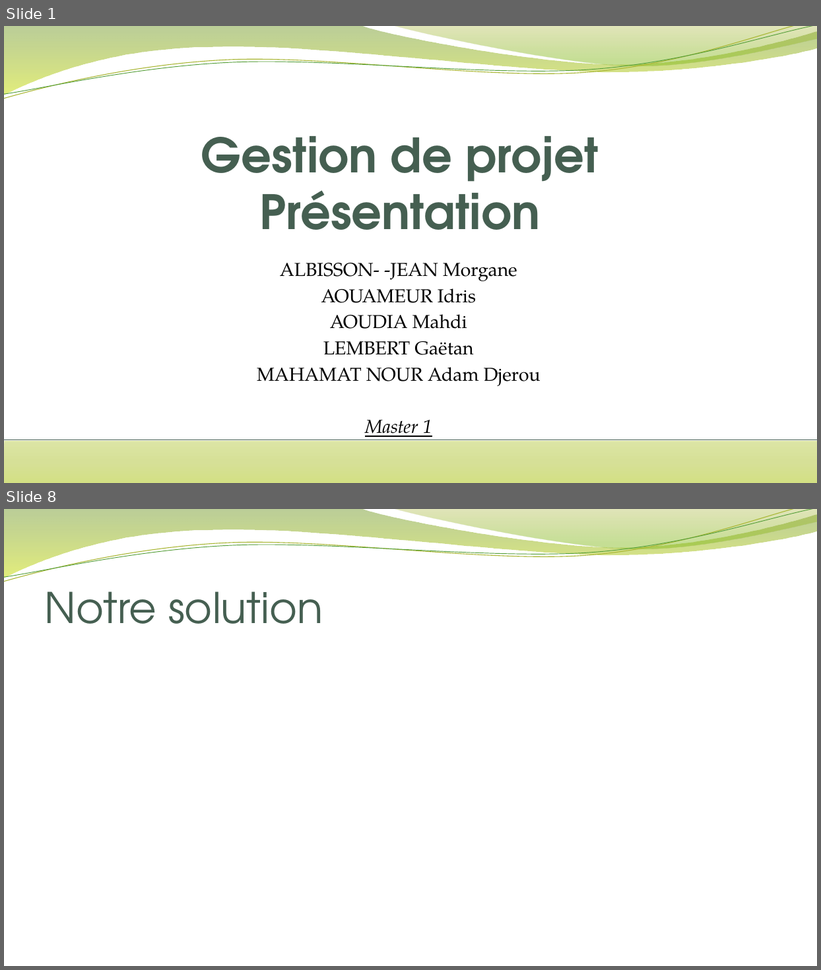
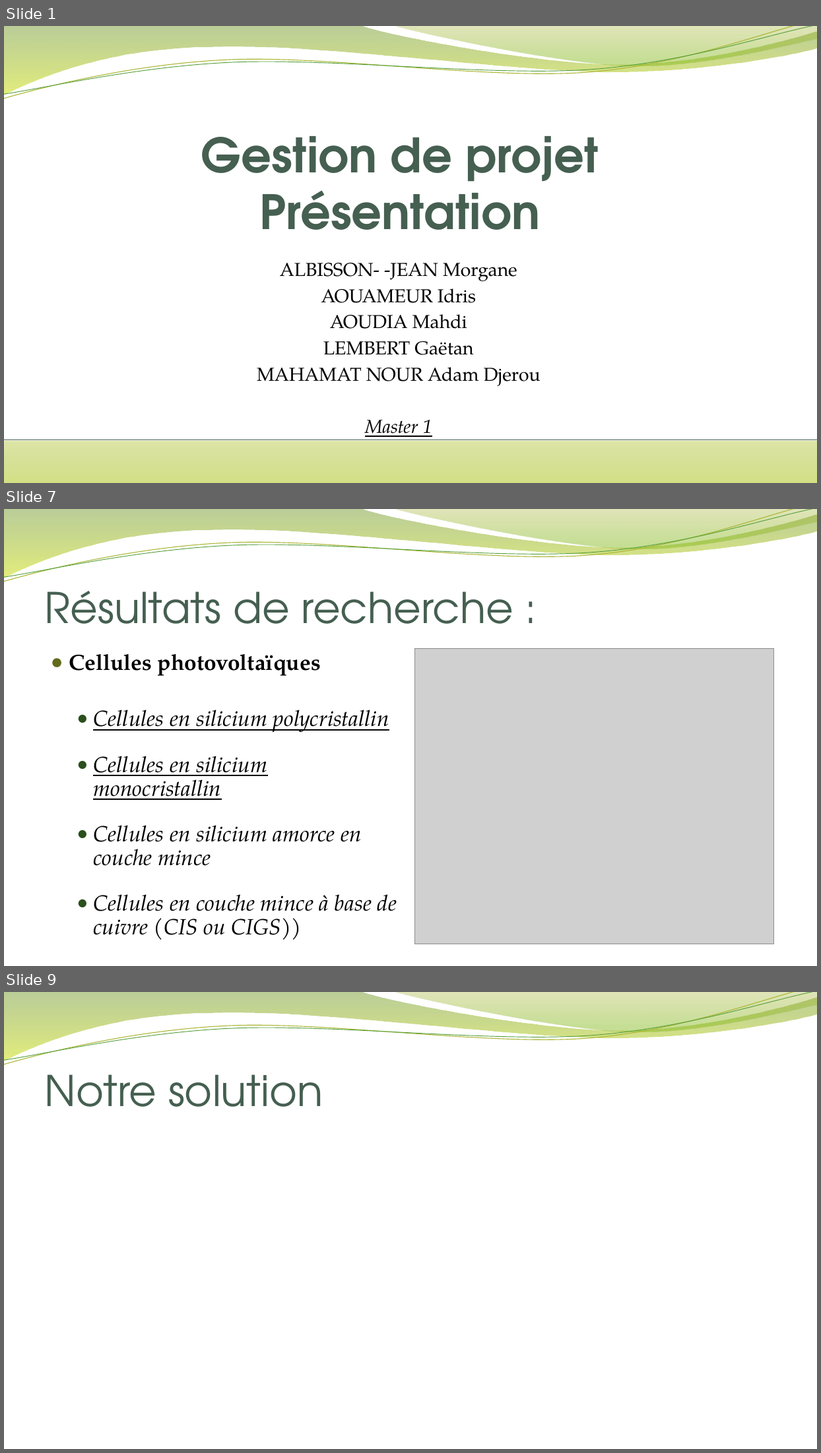
Before and after one commit to Idris-AOUAMEUR/Energie-grp-7, a slide deck: Gestion de projet - Diaporama.pptx. Shown one above the other, each under a label of ours: slides 1 and 8 before the commit, slides 1, 7 and 9 after it; the slides between them are not shown. The pictures are 821x970 and 821x1453 pixels, drawn with LibreOffice and Linux fonts; fonts in the diff are those of the drawing; grey boxes stand for pictures; background and template pictures are left out. Boxes give left, top, right and bottom in pixels: in the first picture for what was removed or moved away, otherwise in the second. Text is boxed around its words. In the diff, an @@ line names an element or a change of style, - is before the commit and + after.

```diff
--- a/Gestion de projet - Diaporama.pptx
+++ b/Gestion de projet - Diaporama.pptx
@@ slide 7 added at [4,509,817,966], background picture (left out); not listed: 4 template elements that a slide beside it also shows @@
@@ title added at [45,591,514,624], 50 pt, text #455F51 @@
+Résultats de recherche :
@@ text added at [69,654,397,940], 26 pt, text #000000, italic @@
+● Cellules photovoltaïques
+  ● Cellules en silicium polycristallin
+  ● Cellules en silicium monocristallin
+  ● Cellules en silicium amorce en couche mince
+  ● Cellules en couche mince à base de cuivre (CIS ou CIGS))
@@ picture added at [415,648,774,944] @@
@@ what was slide 8 is now slide 9 @@
```
Also in this commit, not shown: 5 slides changed, 1 other slide added, 1 slide removed.
